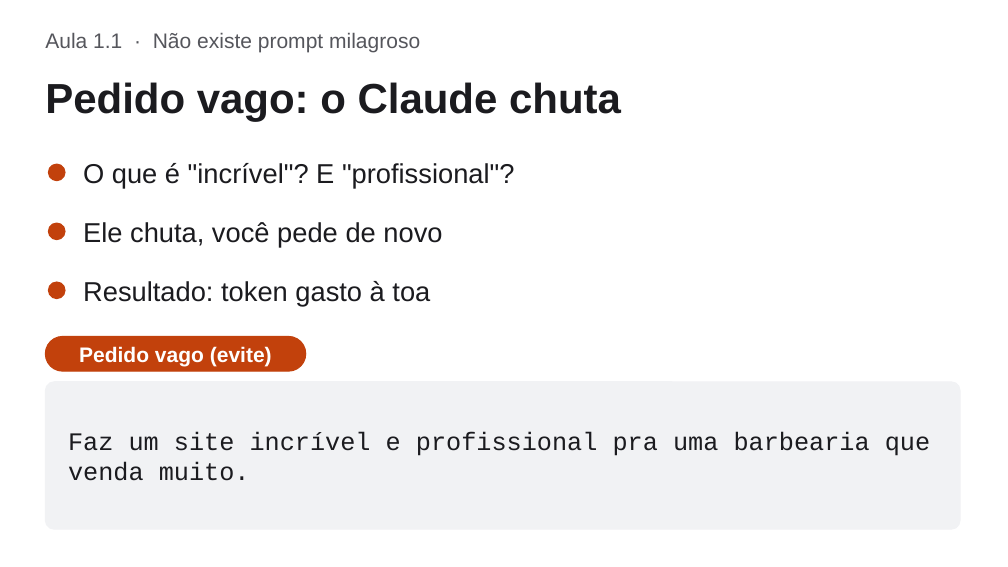
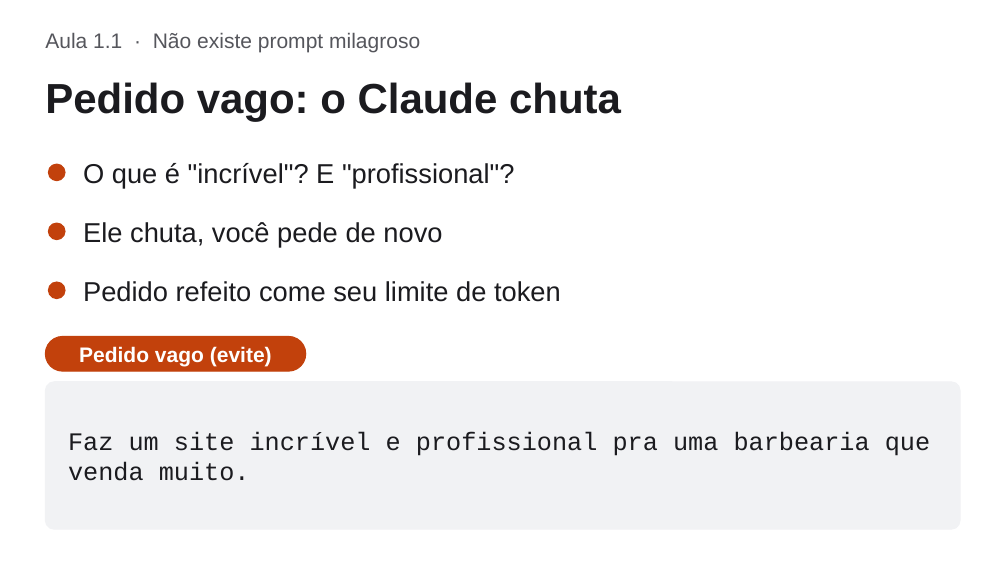
Before and after one commit to WeslleyPaivx/est-tica-facial, a slide deck: slide 4 of curso/slides/modulo-1.pptx. Drawn at 1008x567 pixels with LibreOffice and Linux fonts; fonts in the diff are those of the drawing. Boxes give left, top, right and bottom in pixels: in the first picture for what was removed or moved away, otherwise in the second. Text is boxed around its words. In the diff, an @@ line names an element or a change of style, - is before the commit and + after.

```diff
--- a/curso/slides/modulo-1.pptx
+++ b/curso/slides/modulo-1.pptx
@@ text at (83, 281, 561, 302): text changed @@
-Resultado: token gasto à toa
+Pedido refeito come seu limite de token
```
Also in this commit, not shown: 7 other slides changed, 1 slide added, 5 other files.
